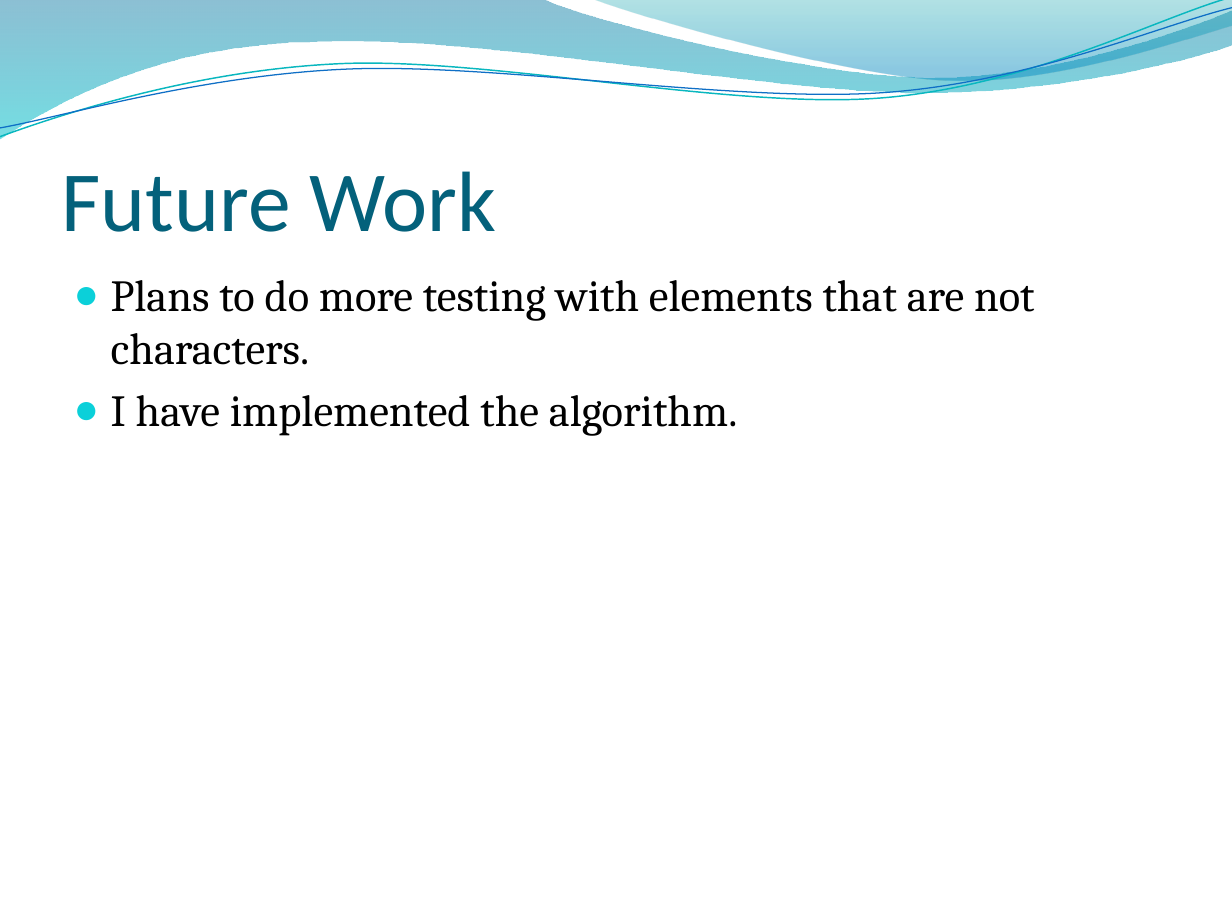
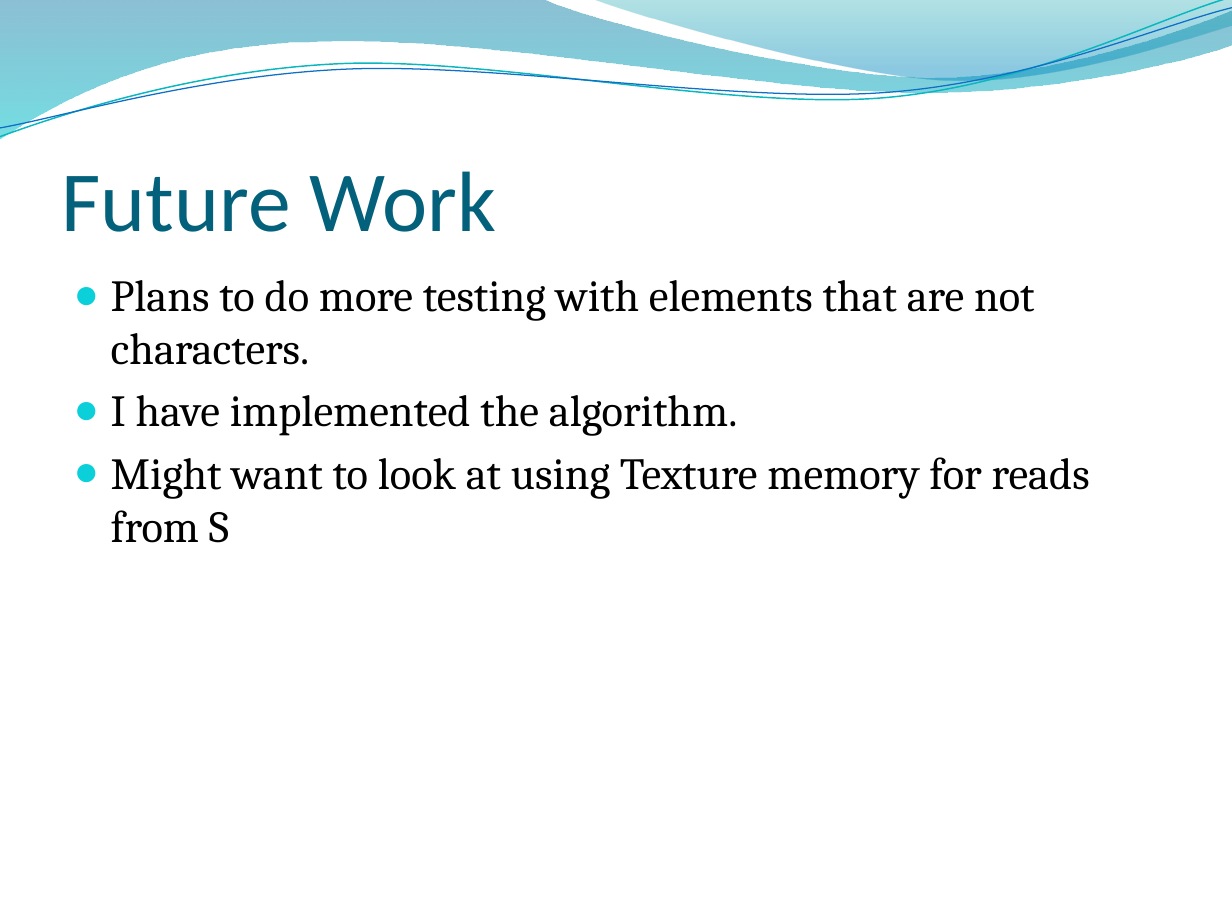
Before and after one commit to edvelezg/unb-pdp2, a slide deck: slide 9 of proj/FinalPresentation.pptx (slide 7 before the commit). Drawn at 1232x924 pixels with LibreOffice and Linux fonts; fonts in the diff are those of the drawing; background and template pictures are left out. Boxes give left, top, right and bottom in pixels: in the first picture for what was removed or moved away, otherwise in the second. Text is boxed around its words. In the diff, an @@ line names an element or a change of style, - is before the commit and + after.

```diff
--- a/proj/FinalPresentation.pptx
+++ b/proj/FinalPresentation.pptx
@@ text at [111,457,1090,543]: paragraph added @@
+● Might want to look at using Texture memory for reads from S
```
Also in this commit, not shown: 2 slides added.
